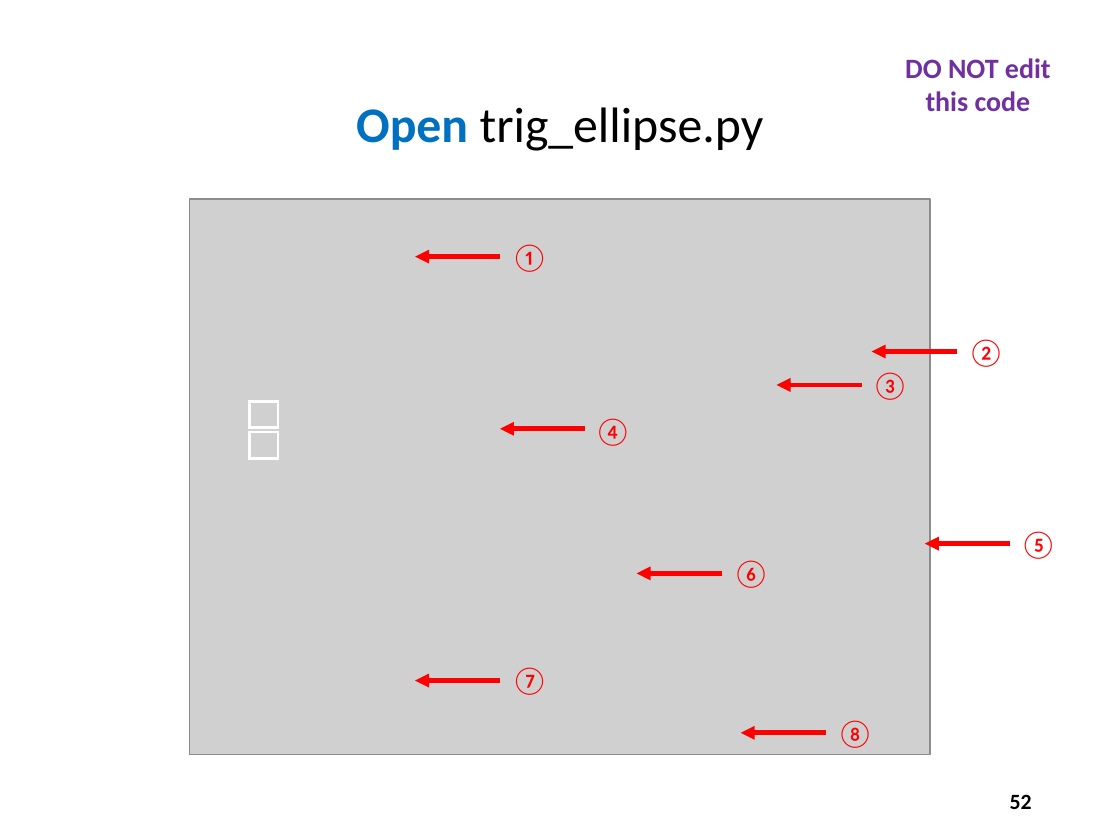
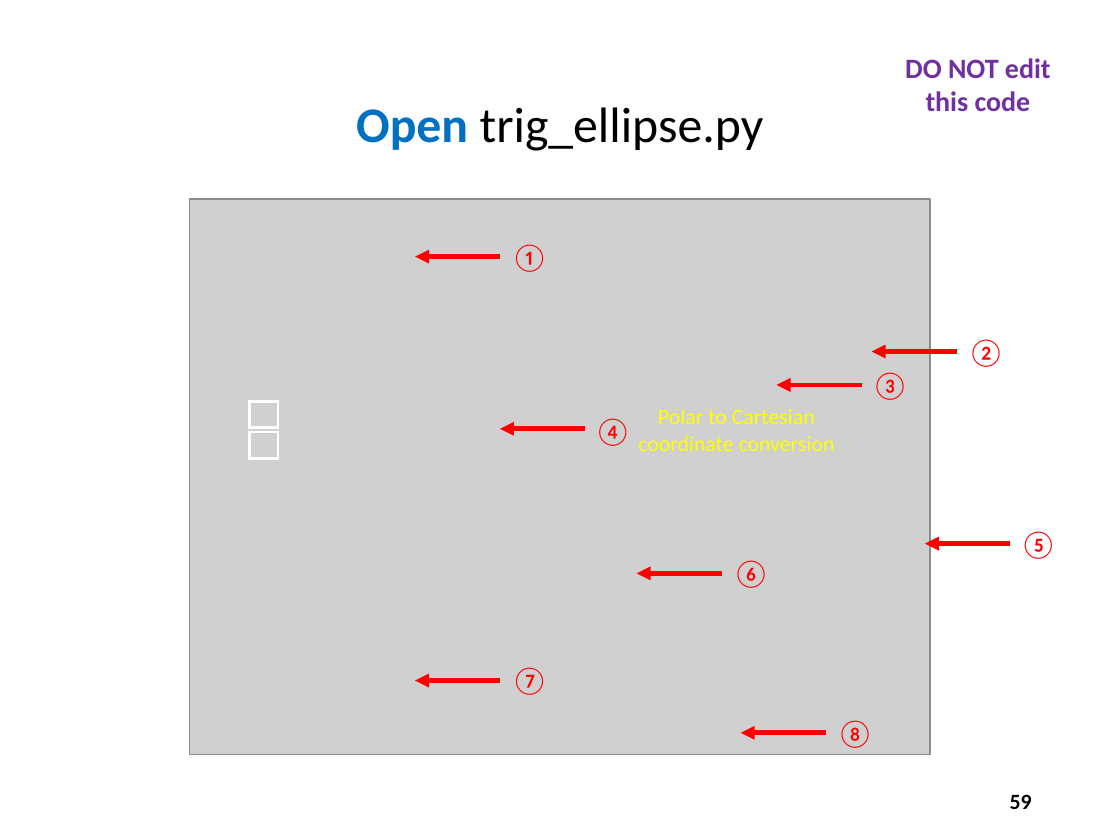
Before and after one commit to dbiersach/scicomp101, a slide deck: slide 59 of Session 07 - Trigonometry and Polar Graphs/Session 07 - Trigonometry and Polar Graphs.pptx (slide 52 before the commit). Drawn at 1120x840 pixels with LibreOffice and Linux fonts; fonts in the diff are those of the drawing; grey boxes stand for pictures. Boxes give left, top, right and bottom in pixels: in the first picture for what was removed or moved away, otherwise in the second. Text is boxed around its words. In the diff, an @@ line names an element or a change of style, - is before the commit and + after.

```diff
--- a/Session 07 - Trigonometry and Polar Graphs/Session 07 - Trigonometry and Polar Graphs.pptx
+++ b/Session 07 - Trigonometry and Polar Graphs/Session 07 - Trigonometry and Polar Graphs.pptx
@@ text added at [638,409,835,451], 14 pt, text #FFFF00 @@
+Polar to Cartesian coordinate conversion
@@ page number at [1010,794,1032,809]: text changed @@
-52
+59
```
Also in this commit, not shown: 17 other slides changed, 9 slides added, 1 slide removed, 1 other file.
